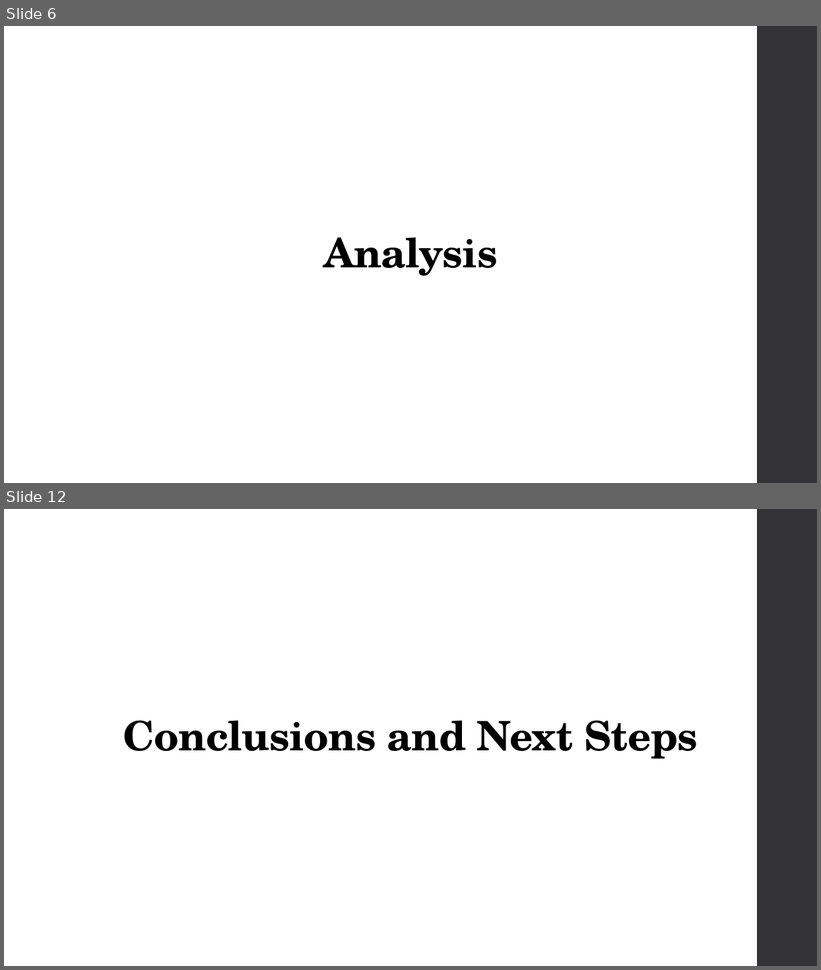
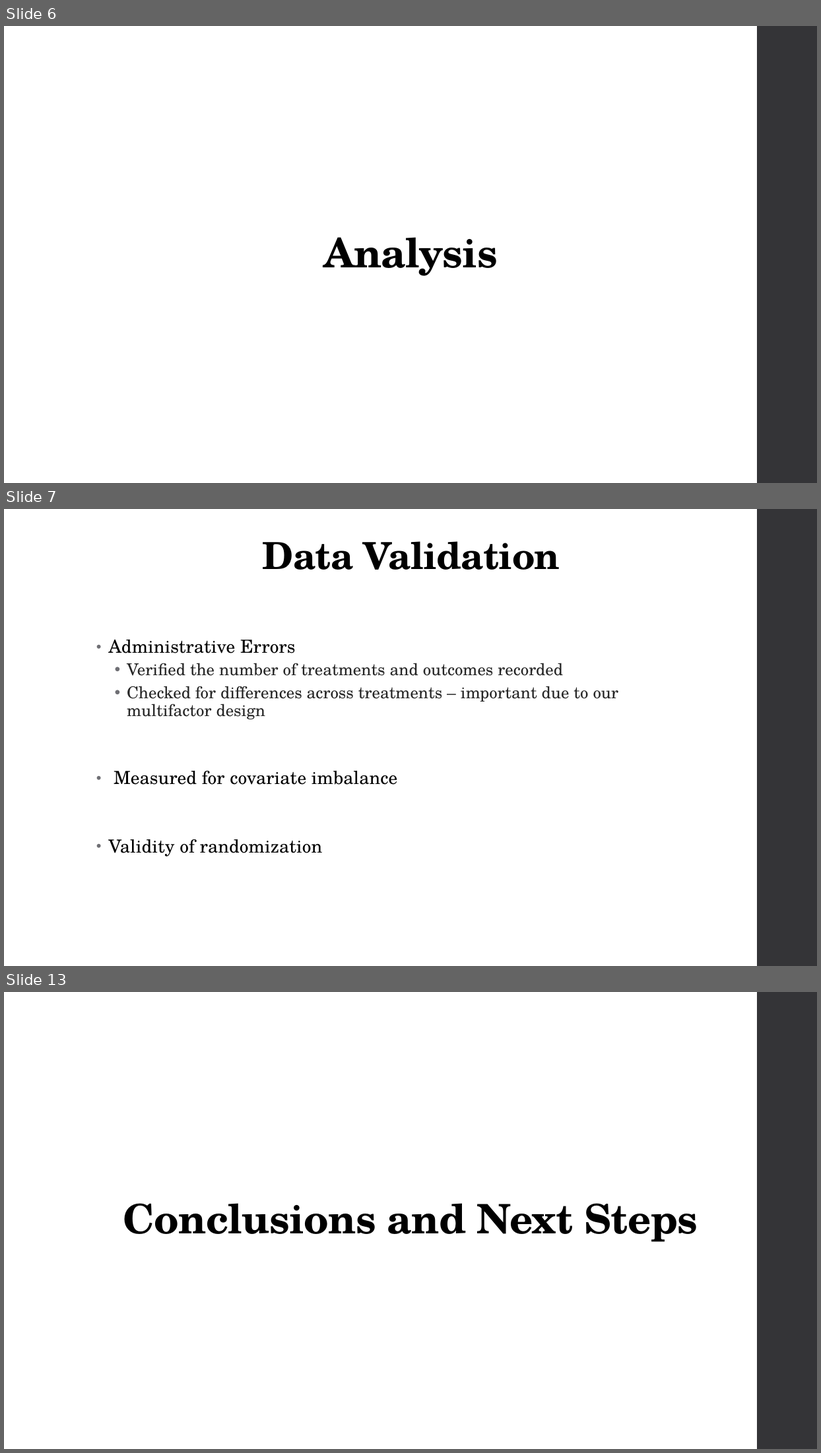
Before and after one commit to ChrisMcPherson/mids-w241-final, a slide deck: Presentation/Basic Data and Analysis.pptx. Shown one above the other, each under a label of ours: slides 6 and 12 before the commit, slides 6, 7 and 13 after it; the slides between them are not shown. The pictures are 821x970 and 821x1453 pixels, drawn with LibreOffice and Linux fonts; fonts in the diff are those of the drawing. Boxes give left, top, right and bottom in pixels: in the first picture for what was removed or moved away, otherwise in the second. Text is boxed around its words. In the diff, an @@ line names an element or a change of style, - is before the commit and + after.

```diff
--- a/Presentation/Basic Data and Analysis.pptx
+++ b/Presentation/Basic Data and Analysis.pptx
@@ slide 7 added at (4,509,817,966), background #FFFFFF; not listed: 1 template element that a slide beside it also shows @@
@@ title added at (263,541,560,570), 33 pt, text #000000, bold @@
+Data Validation
@@ text added at (108,640,619,857), 14.5 pt, text #262626 @@
+• Administrative Errors
+  • Verified the number of treatments and outcomes recorded
+  • Checked for differences across treatments – important due to our multifactor design
+• Measured for covariate imbalance
+• Validity of randomization
@@ what was slide 12 is now slide 13 @@
```
Also in this commit, not shown: 5 other slides added, 5 slides removed, 2 other files.
